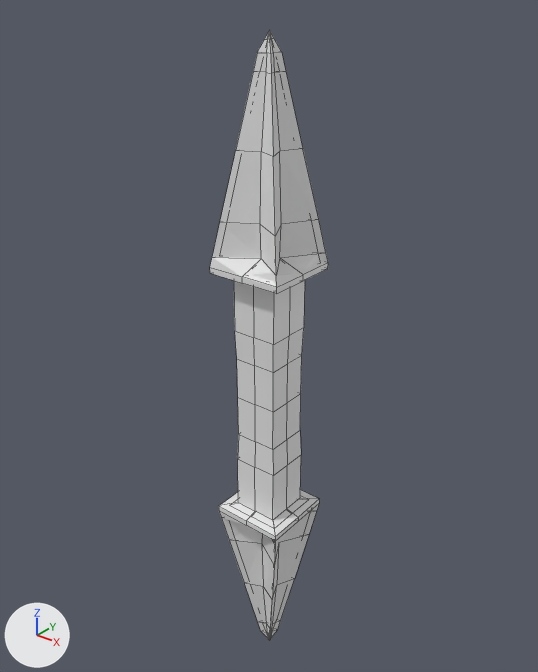
An edit to the Blender file blender3d/light_stand.blend, drawn before and after from the same camera.
One viewpoint serves both versions: a 50 mm camera at (18.6, -23.3, 19.0) aimed at (-0.8, 0.9, 4.0). The lights are fixed; the arrows at lower left show +X, +Y and +Z. The first picture is the older version. Mesh edges are drawn as thin lines.
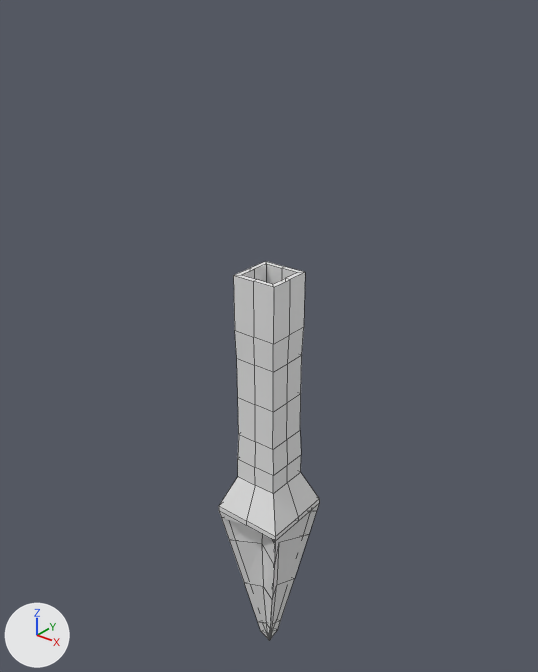
What differs and where, as boxes (x1, y1, x2, y2) in the pictures (538 x 672 px; the box of a moved part takes in the faces that stretch with it):
'Cube.001', reshaped (15% narrower, 38% shorter)
    before: (210, 30, 328, 641)
    after: (219, 261, 319, 641)
part 1 of me_cube_001, moved or reshaped
    both: (219, 455, 319, 537)
part 2 of me_cube_001, cut back
    before: (210, 30, 328, 294)
    after: (235, 261, 305, 287)

The change, as a list of edits to the scene's bpy script:
```text
Change me_cube_001:
    used by ob_cube_001; location = (0.0, 0.0, 1.53)
    remove me_cube_001.from_pydata(...)  # 368 vertices, 356 faces; spans x -1.8..1.8, y -1.8..1.8, z -15.6..15.6
    add me_cube_001.from_pydata(...)  # 240 vertices, 234 faces; spans x -1.8..1.8, y -1.8..1.8, z -15.6..6.0
    me_cube_001 part 1
    16 vertices in x -1.1..1.1, y -1.1..1.1, z -6.0 move by (0.0, 0.0, 1.6)
    8 vertices move from x -1.4..1.4, y -1.4..1.4, z -6.1 to x -1.5..1.5, y -1.5..1.5, z -6.1
    me_cube_001 part 2
    128 vertices are removed from x -1.8..1.8, y -1.8..1.8, z 6.1..15.6
    130 faces are deleted
    8 new faces join them
```
